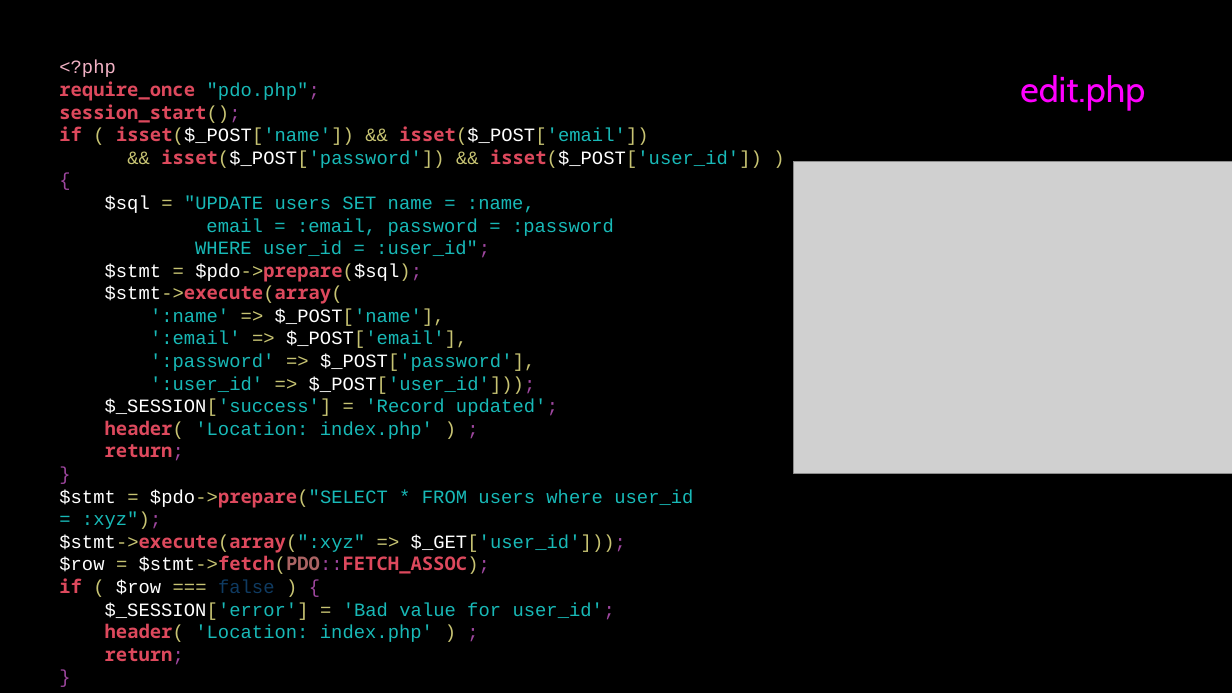
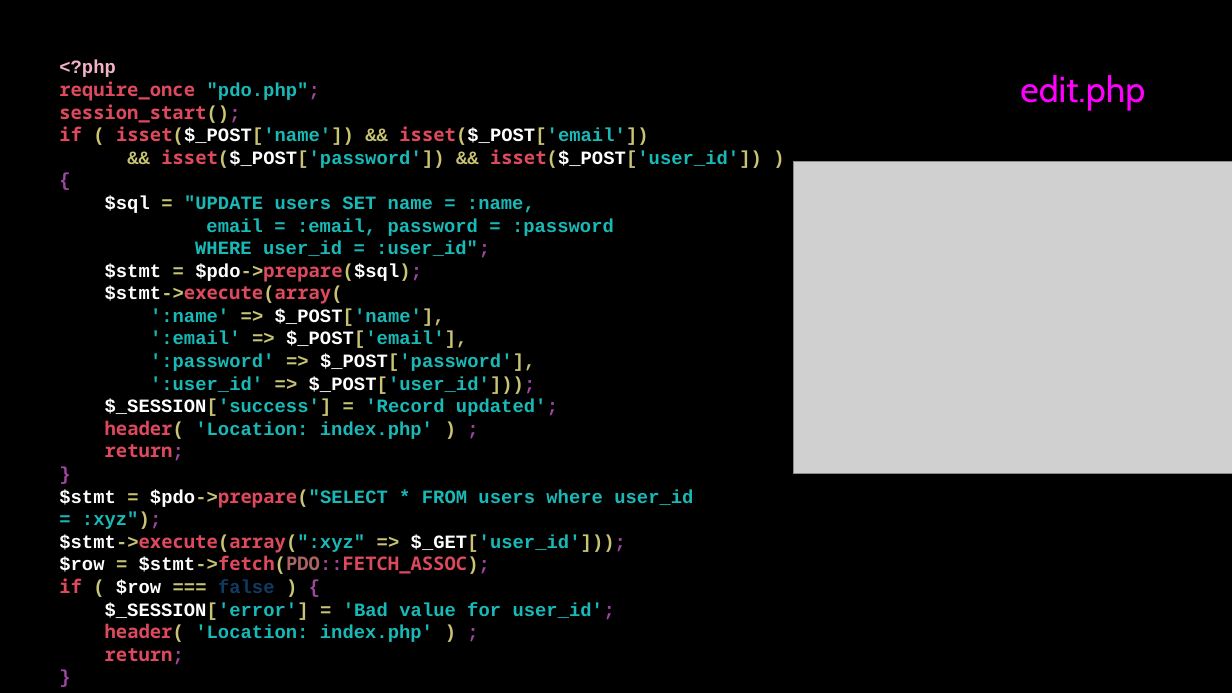
Before and after one commit to csev/wa4e, a slide deck: slide 13 of lectures/PHP-09-CRUD.ppt. Drawn at 1232x693 pixels with LibreOffice and Linux fonts; fonts in the diff are those of the drawing; grey boxes stand for pictures. Boxes give left, top, right and bottom in pixels: in the first picture for what was removed or moved away, otherwise in the second. Text is boxed around its words. In the diff, an @@ line names an element or a change of style, - is before the commit and + after.

```diff
--- a/lectures/PHP-09-CRUD.ppt
+++ b/lectures/PHP-09-CRUD.ppt
@@ text "<?php" at (59, 60, 762, 665): bold on in "<?php", ""pdo.php";", "session_start();", "( isset($_POST['name']) && isset($_POST['email'])" and 22 more places @@
```
Also in this commit, not shown: 5 other slides changed, 1 other file.
